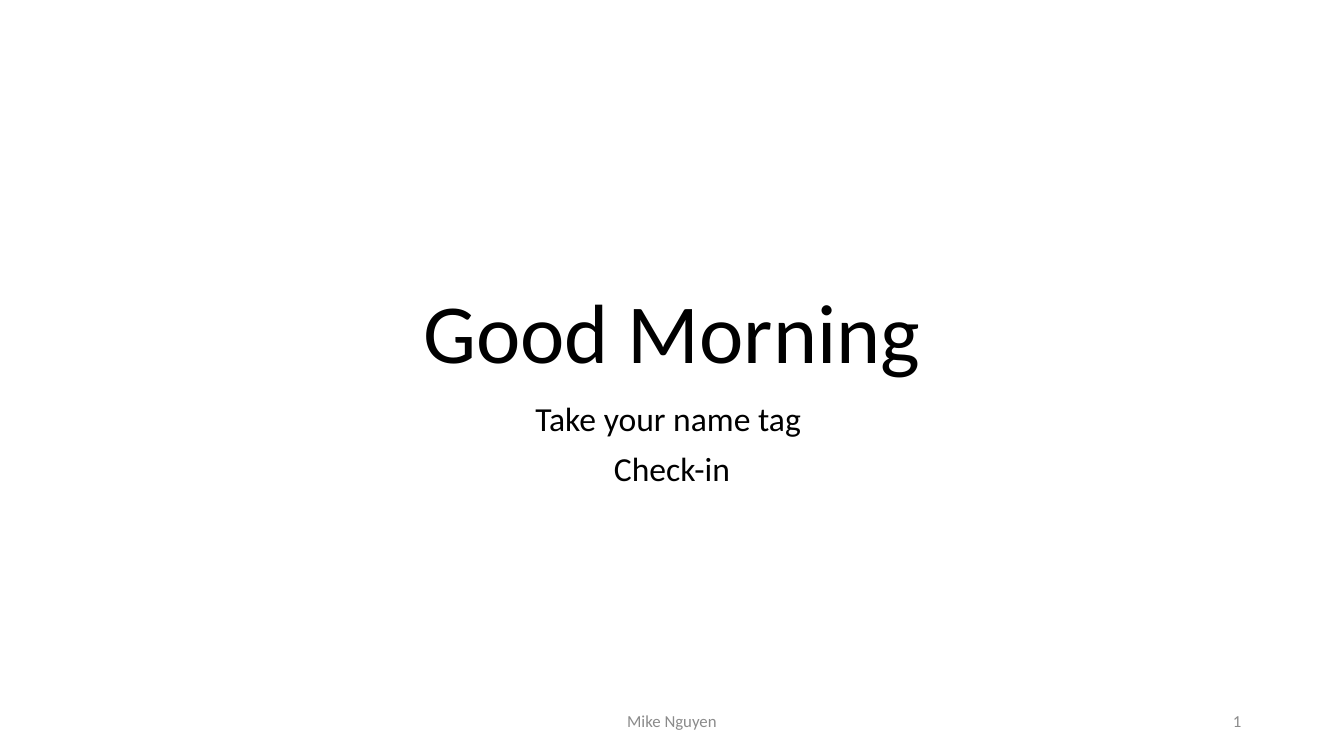
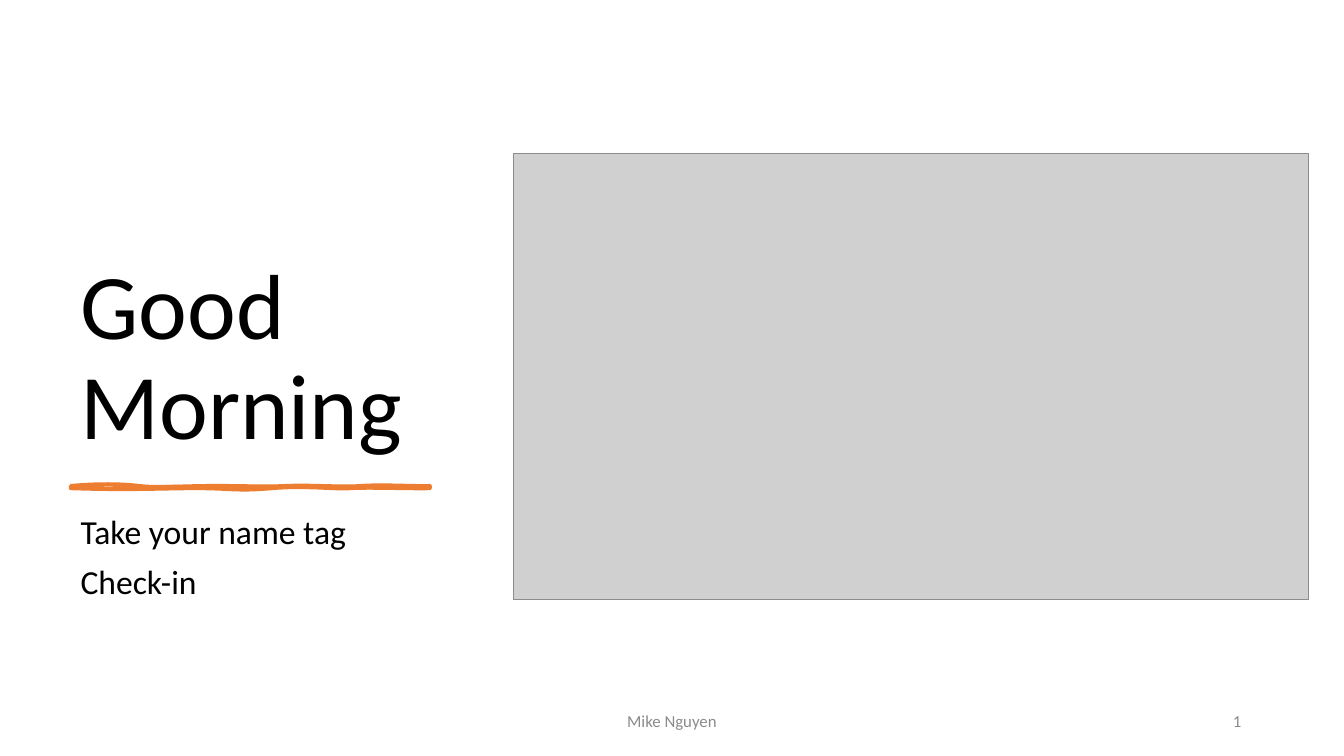
Before and after one commit to mikenguyen13/mar4050, a slide deck: slide 1 of lectures/12/1_multiple_regression.pptx. Drawn at 1344x756 pixels with LibreOffice and Linux fonts; fonts in the diff are those of the drawing; grey boxes stand for pictures. Boxes give left, top, right and bottom in pixels: in the first picture for what was removed or moved away, otherwise in the second. Text is boxed around its words. In the diff, an @@ line names an element or a change of style, - is before the commit and + after.

```diff
--- a/lectures/12/1_multiple_regression.pptx
+++ b/lectures/12/1_multiple_regression.pptx
@@ title "Good Morning": place and size @@
-title "Good Morning" at [423, 304, 920, 378]
+title "Good Morning" at [81, 275, 402, 455]
@@ title "Good Morning" at [81, 275, 402, 455]: size 60 to 66 pt; alignment centre to left @@
@@ picture added at [513, 154, 1309, 600] @@
@@ freeform shape added at [71, 486, 430, 488], fill #ED7D31, outline #ED7D31 3 pt @@
@@ subtitle "Take your name tag": place and size @@
-subtitle "Take your name tag" at [535, 407, 801, 482]
+subtitle "Take your name tag" at [81, 520, 346, 595]
@@ subtitle "Take your name tag" at [81, 520, 346, 595]: alignment centre to left @@
```
Also in this commit, not shown: 5 other slides changed, 1 slide added, 13 slides removed, 7 other files.
